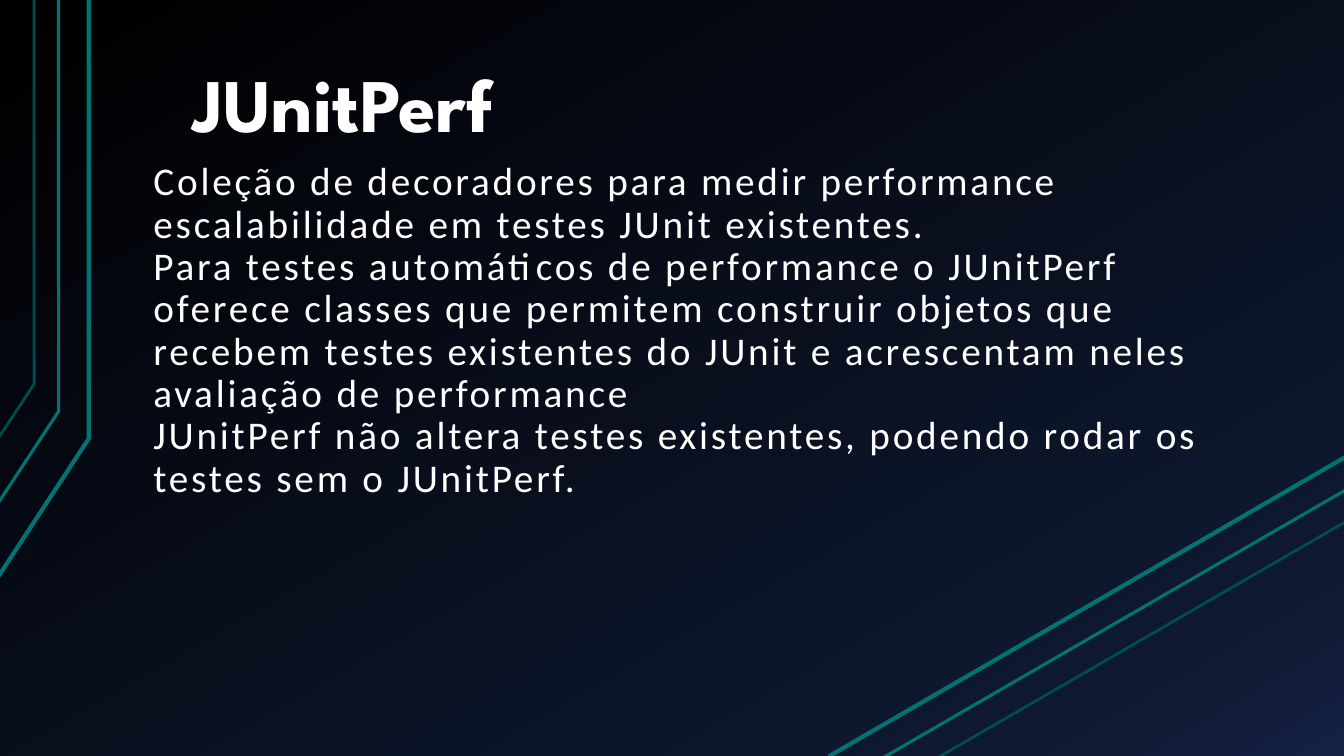
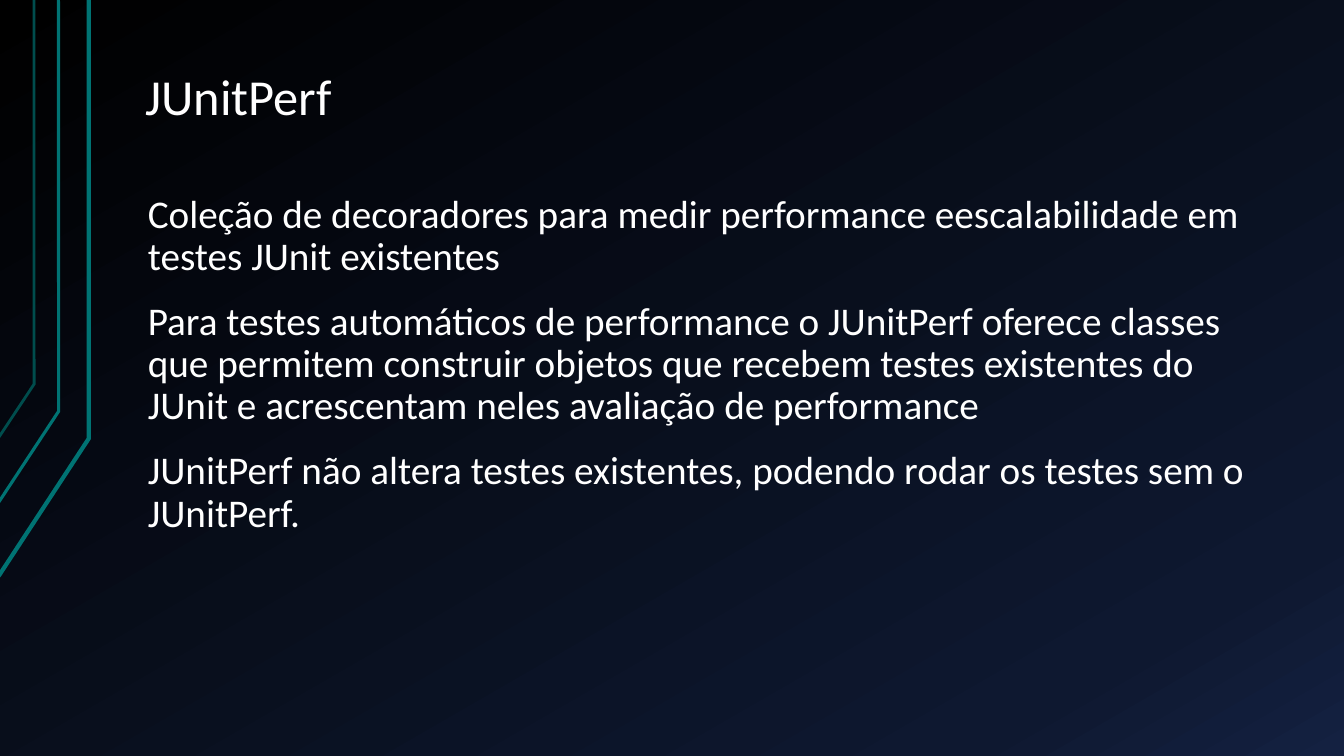
Before and after one commit to BrunoFelix/Restoran, a slide deck: slide 20 of Docs/Apresentação TSW.pptx (slide 13 before the commit). Drawn at 1344x756 pixels with LibreOffice and Linux fonts; fonts in the diff are those of the drawing. Boxes give left, top, right and bottom in pixels: in the first picture for what was removed or moved away, otherwise in the second. Text is boxed around its words. In the diff, an @@ line names an element or a change of style, - is before the commit and + after.

```diff
--- a/Docs/Apresentação TSW.pptx
+++ b/Docs/Apresentação TSW.pptx
@@ title "JUnitPerf": place and size @@
-title "JUnitPerf" at box(193, 79, 493, 133)
+title "JUnitPerf" at box(145, 80, 331, 116)
@@ title "JUnitPerf" at box(145, 80, 331, 116): size 54 to 36 pt, font League Spartan to Calibri, bold off @@
@@ text "Coleção de decoradores para medir ...": place and size @@
-text "Coleção de decoradores para medir ..." at box(153, 167, 1195, 493)
+text "Coleção de decoradores para medir ..." at box(148, 200, 1244, 528)
@@ text at box(148, 200, 1239, 271): text changed @@
-Coleção de decoradores para medir performance escalabilidade em testes JUnit existentes.
+Coleção de decoradores para medir performance eescalabilidade em testes JUnit existentes
@@ text at box(148, 307, 1244, 528): letter spacing 2 to 0 pt in "Para testes automáticos de performance o JUnitPerf ...", "JUnitPerf não altera testes existentes, podendo rodar ..."; more space between paragraphs @@
@@ line removed from (829, 756) to (1344, 457) @@
@@ line removed from (882, 756) to (1344, 490) @@
@@ line removed from (939, 756) to (1344, 522) @@
```
Also in this commit, not shown: 4 other slides changed, 8 slides added, 4 slides removed.
